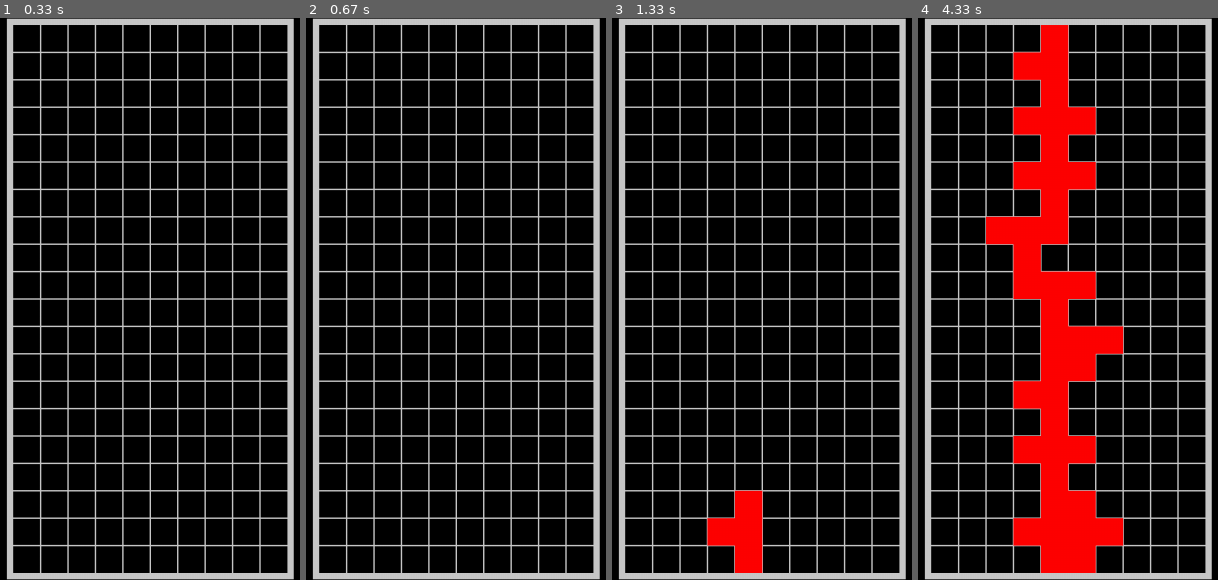
Above: before the commit, frames 1-4 (left to right).
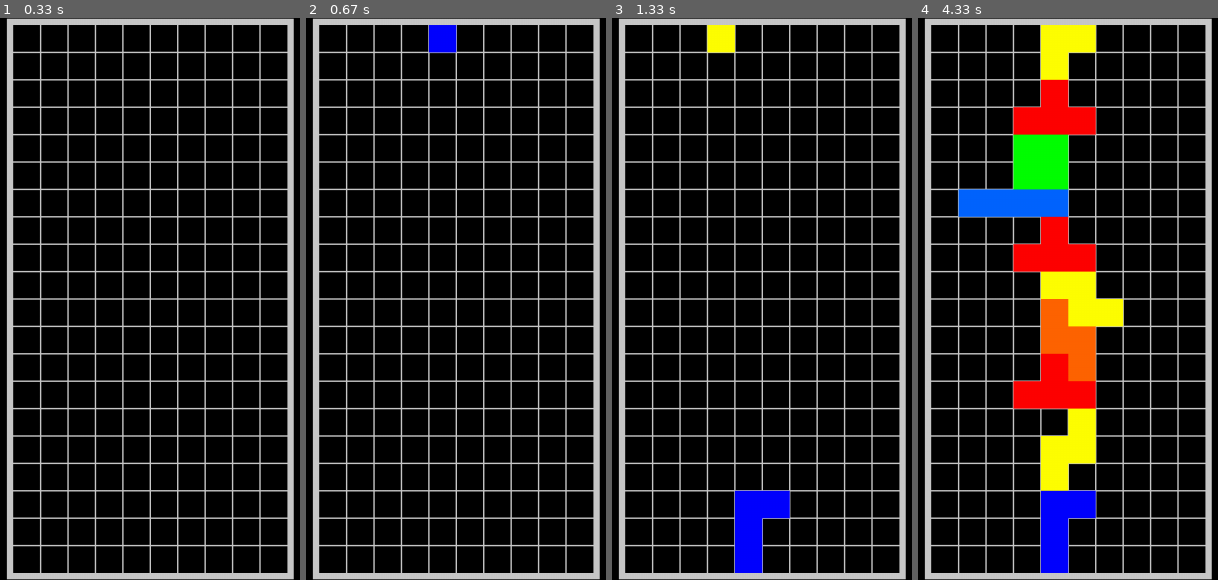
Above: after the commit, the same moments.

Repository: Hrothdel/Pygame-Tetris
Game: pygame game, started from main.py
Two runs of this game, one before a commit and one after it. Both use one fixed random seed, a clock stepped at 60 frames per second and the inputs below.
Inputs:
- Up to frame 1 (0.33 s): no input
- Up to frame 2 (0.67 s): tap W at 0.33 s
- Up to frame 3 (1.33 s): tap Space at 0.67 s; tap Q at 1 s
- Up to frame 4 (4.33 s): hold Right 1.33-1.8 s; tap Space at 1.4, 1.7, 1.9, 2.23, 2.53, 2.73, 3.03, 3.3, 4.07 s; hold Up 1.83-2.13 s; hold Right 2.17-2.63 s; hold Left 2.67-3.2 s; hold Down 3.23-3.53 s; hold Up from 4 s (still down)

Frame 1 is identical in both runs. In frame 2, 0.5% of the frame differs, in the area x 41-51%, y 1-7%; in frame 3, 2.8%; in frame 4, 19%, in the area x 13-69%, y 1-99%.

Commit message:
Add all pieces

Diff:
--- a/entities.py
+++ b/entities.py
@@ -1,34 +1,44 @@
+import pygame
+import math
+
 class Piece:
-    def __init__(self, position_x, position_y, color):
-        self.__blocks = [
-            Block(position_x, position_y, color),
-            Block(position_x + 1, position_y, color),
-            Block(position_x + 2, position_y, color),
-            Block(position_x + 1, position_y + 1, color)
-        ]
+    def __init__(self, position_x, position_y,
+        rotation_point_x, rotation_point_y, color, blocks):
+        self.__blocks = blocks
 
-        self.__rotation_point_x = position_x + 1
-        self.__rotation_point_y = position_y
+        for block in self.__blocks:
+            block.setX(block.getX() + position_x)
+            block.setY(block.getY() + position_y)
+            block.setColor(color)
+
+        self.__rotation_point_x = position_x +\
+            rotation_point_x
+        self.__rotation_point_y = position_y +\
+            rotation_point_y
 
     def rotateClockwise(self):
         for block in self.__blocks:
             block_x = block.getX()
             block_y = block.getY()
 
-            block.setX((block_y - self.__rotation_point_y) *
-                (-1) + self.__rotation_point_x)
-            block.setY((block_x - self.__rotation_point_x) +
-                self.__rotation_point_y)
+            block.setX(math.floor((block_y -
+                self.__rotation_point_y) *
+                (-1) + self.__rotation_point_x))
+            block.setY(math.floor((block_x -
+                self.__rotation_point_x) +
+                self.__rotation_point_y))
 
     def rotateCounterclockwise(self):
         for block in self.__blocks:
             block_x = block.getX()
             block_y = block.getY()
 
-            block.setX((block_y - self.__rotation_point_y) +
-                self.__rotation_point_x)
-            block.setY((block_x - self.__rotation_point_x) *
-                (-1) + self.__rotation_point_y)
+            block.setX(math.floor((block_y -
+                self.__rotation_point_y) +
+                self.__rotation_point_x))
+            block.setY(math.floor((block_x -
+                self.__rotation_point_x) *
+                (-1) + self.__rotation_point_y))
 
     def getBlocks(self):
         return self.__blocks
@@ -42,7 +52,8 @@
         self.__rotation_point_y += position_y
 
 class Block:
-    def __init__(self, position_x, position_y, color):
+    def __init__(self, position_x, position_y,
+        color = pygame.Color(100, 100, 100)):
         self.__x = position_x
         self.__y = position_y
         self.__color = color
@@ -61,3 +72,6 @@
 
     def getColor(self):
         return self.__color
+
+    def setColor(self, color):
+        self.__color = color
--- a/services.py
+++ b/services.py
@@ -1,4 +1,5 @@
 import pygame
+import random
 from entities import Piece
 from entities import Block
 from exceptions import Collision
@@ -11,6 +12,190 @@
         self.__initializeGrid()
 
         self.__controlled_piece = None
+
+        self.__piece_pool = [
+            { # T
+                'position_x': 3,
+                'position_y': -2,
+                'rotation_point_x': 1,
+                'rotation_point_y': 1,
+                'blocks':[
+                    {
+                        'x': 1,
+                        'y': 0,
+                    },
+                    {
+                        'x': 0,
+                        'y': 1,
+                    },
+                    {
+                        'x': 1,
+                        'y': 1,
+                    },
+                    {
+                        'x': 2,
+                        'y': 1,
+                    }
+                ],
+                'color': [255, 0, 0]
+            },
+
+            { # Z
+                'position_x': 3,
+                'position_y': -2,
+                'rotation_point_x': 1,
+                'rotation_point_y': 1,
+                'blocks':[
+                    {
+                        'x': 0,
+                        'y': 0,
+                    },
+                    {
+                        'x': 1,
+                        'y': 0,
+                    },
+                    {
+                        'x': 1,
+                        'y': 1,
+                    },
+                    {
+                        'x': 2,
+                        'y': 1,
+                    }
+                ],
+                'color': [255, 255, 0]
+            },
+
+            { # S
+                'position_x': 3,
+                'position_y': -2,
+                'rotation_point_x': 1,
+                'rotation_point_y': 1,
+                'blocks':[
+                    {
+                        'x': 1,
+                        'y': 0,
+                    },
+                    {
+                        'x': 2,
+                        'y': 0,
+                    },
+                    {
+                        'x': 0,
+                        'y': 1,
+                    },
+                    {
+                        'x': 1,
+                        'y': 1,
+                    }
+                ],
+                'color': [255, 100, 0]
+            },
+
+            { # O
+                'position_x': 3,
+                'position_y': -2,
+                'rotation_point_x': 0.5,
+                'rotation_point_y': 0.5,
+                'blocks':[
+                    {
+                        'x': 0,
+                        'y': 0,
+                    },
+                    {
+                        'x': 1,
+                        'y': 0,
+                    },
+                    {
+                        'x': 0,
+                        'y': 1,
+                    },
+                    {
+                        'x': 1,
+                        'y': 1,
+                    }
+                ],
+                'color': [0, 255, 0]
+            },
+
+            { # I
+                'position_x': 2,
+                'position_y': -2,
+                'rotation_point_x': 1.5,
+                'rotation_point_y': 0.5,
+                'blocks':[
+                    {
+                        'x': 0,
+                        'y': 0,
+                    },
+                    {
+                        'x': 1,
+                        'y': 0,
+                    },
+                    {
+                        'x': 2,
+                        'y': 0,
+                    },
+                    {
+                        'x': 3,
+                        'y': 0,
+                    }
+                ],
+                'color': [0, 100, 255]
+            },
+
+            { # L
+                'position_x': 3,
+                'position_y': -2,
+                'rotation_point_x': 1,
+                'rotation_point_y': 1,
+                'blocks':[
+                    {
+                        'x': 0,
+                        'y': 0,
+                    },
+                    {
+                        'x': 0,
+                        'y': 1,
+                    },
+                    {
+                        'x': 1,
+                        'y': 1,
+                    },
+                    {
+                        'x': 2,
+                        'y': 1,
+                    }
+                ],
+                'color': [0, 0, 255]
+            },
+
+            { # J
+                'position_x': 3,
+                'position_y': -2,
+                'rotation_point_x': 1,
+                'rotation_point_y': 1,
+                'blocks':[
+                    {
+                        'x': 2,
+                        'y': 0,
+                    },
+                    {
+                        'x': 0,
+                        'y': 1,
+                    },
+                    {
+                        'x': 1,
+                        'y': 1,
+                    },
+                    {
+                        'x': 2,
+                        'y': 1,
+                    }
+                ],
+                'color': [200, 150, 0]
+            },
+        ]
 
     def __initializeGrid(self):
         self.__grid = []
@@ -77,8 +262,22 @@
             self.__addBlockToGrid(block)
 
     def __spawnControlledPiece(self):
-        piece_color = pygame.Color(255, 0, 0)
-        self.__controlled_piece = Piece(3, -2, piece_color)
+        piece = self.__piece_pool[random.randint(0,
+            len(self.__piece_pool) - 1)]
+
+        position_x = piece['position_x']
+        position_y = piece['position_y']
+        rotation_point_x = piece['rotation_point_x']
+        rotation_point_y = piece['rotation_point_y']
+        color = pygame.Color(piece['color'][0], piece['color'][1],
+                             piece['color'][2])
+        blocks = []
+
+        for block_info in piece['blocks']:
+            blocks.append(Block(block_info['x'], block_info['y']))
+
+        self.__controlled_piece = Piece(position_x, position_y,
+            rotation_point_x, rotation_point_y, color, blocks)
 
         self.__addPieceToGrid(self.__controlled_piece)
 
